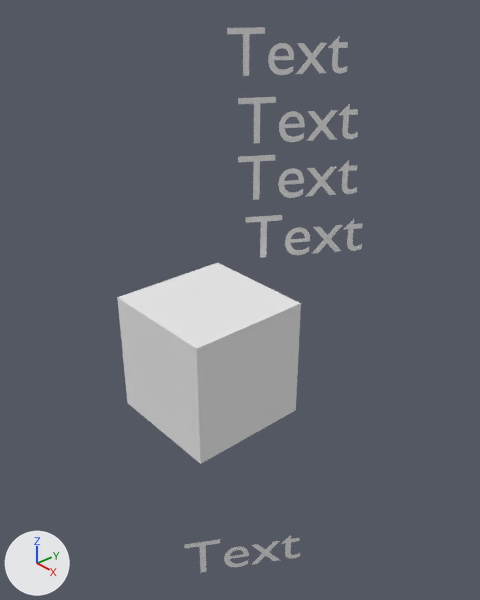
Before and after pictures for a commit that changed the Blender file servers/LeapBlender/client_blender/leap.blend.
Both versions are drawn from a camera (50 mm lens) standing at (7.16, -5.58, 5.71) and looking at (0.15, 0.51, 0.89). Lighting does not change. The marker at lower left points along +X, +Y and +Z.

The first picture shows 'Attr_func', 'Attr_name', 'Attr_value', 'Cube', 'Device', 'Display'.
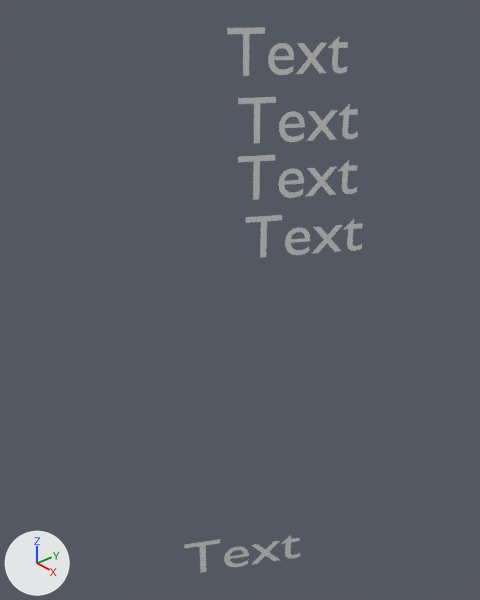
The newer file is also turned or shifted as a whole; pictures and numbers use the older file's frame.

Changed parts and their boxes (x1, y1, x2, y2) in the pictures (480 x 600 px):
'Cube', hidden: before (117, 263, 301, 464)

Patch to the scene script:
```diff
--- a/servers/LeapBlender/client_blender/leap.blend.py
+++ b/servers/LeapBlender/client_blender/leap.blend.py
@@ ob_cube @@
 ob_cube.location = (0.0, 0.0, 0.0)
+ob_cube.hide_render = True
```
